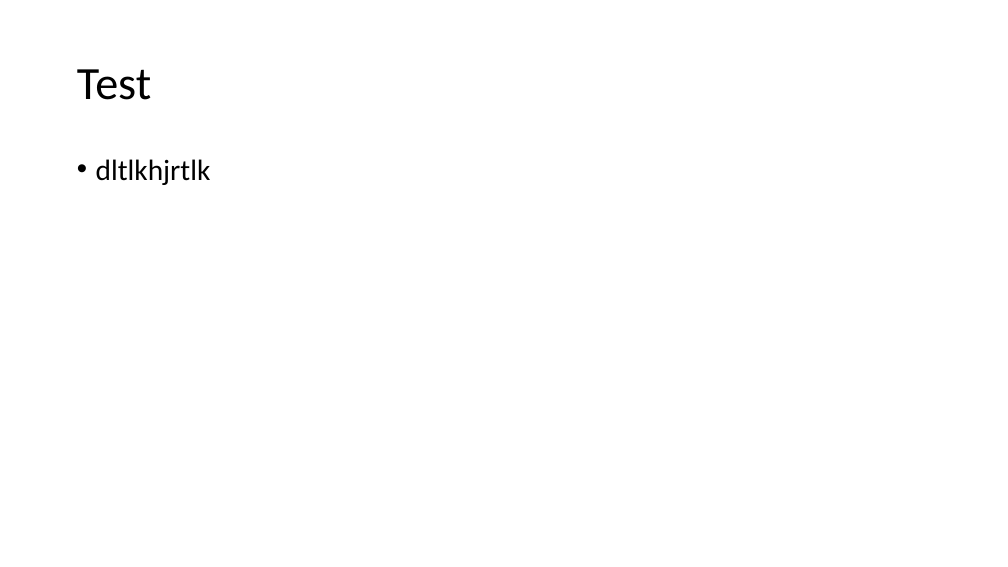
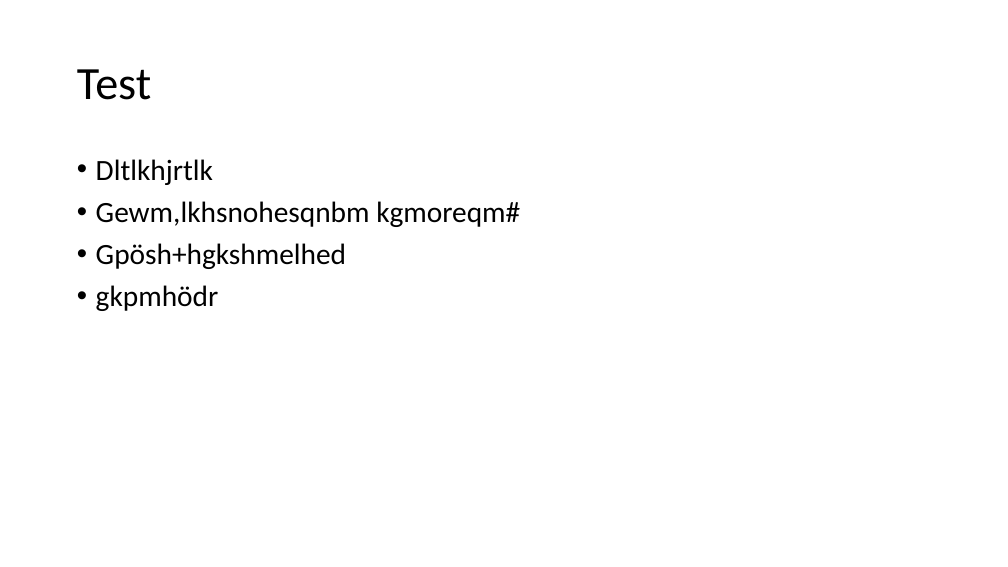
Before and after one commit to jklocke/hello-world, a slide deck: slide 3 of Git Versionsverwaltung.pptx. Drawn at 1008x567 pixels with LibreOffice and Linux fonts; fonts in the diff are those of the drawing. Boxes give left, top, right and bottom in pixels: in the first picture for what was removed or moved away, otherwise in the second. Text is boxed around its words. In the diff, an @@ line names an element or a change of style, - is before the commit and + after.

Commit message:
new extrem changes

```diff
--- a/Git Versionsverwaltung.pptx
+++ b/Git Versionsverwaltung.pptx
@@ text at (96, 159, 520, 311): text changed @@
-• dltlkhjrtlk
+• Dltlkhjrtlk
+• Gewm,lkhsnohesqnbm kgmoreqm#
+• Gpösh+hgkshmelhed
+• gkpmhödr
```
